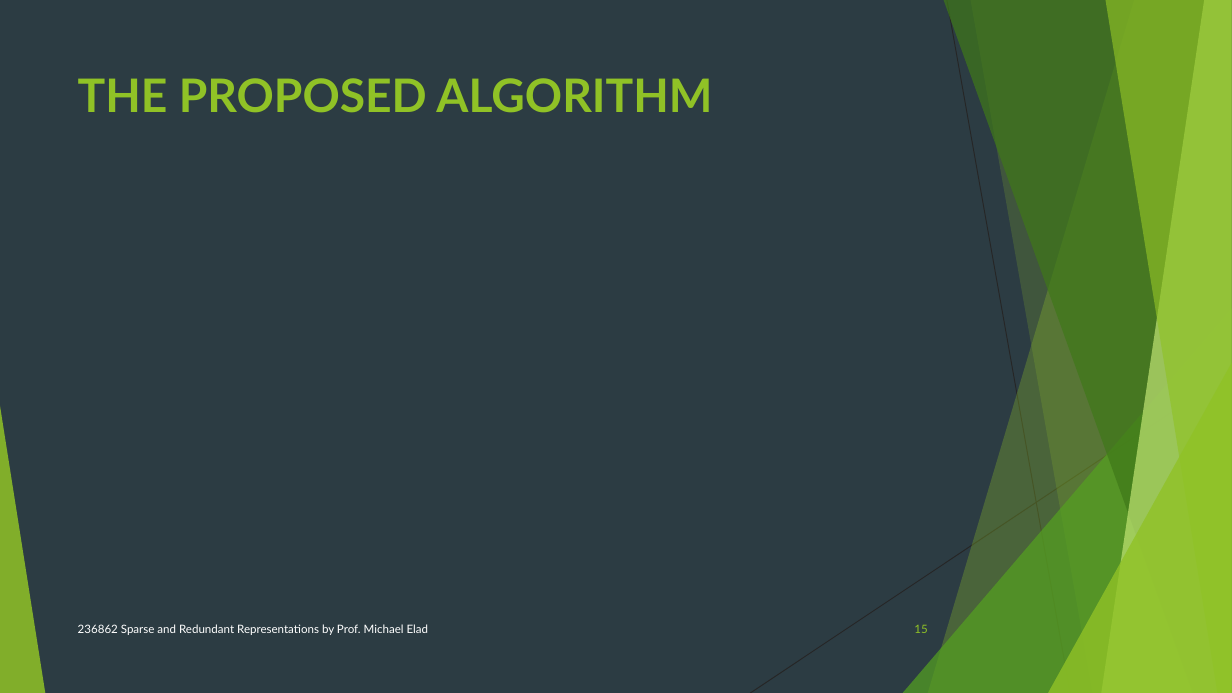
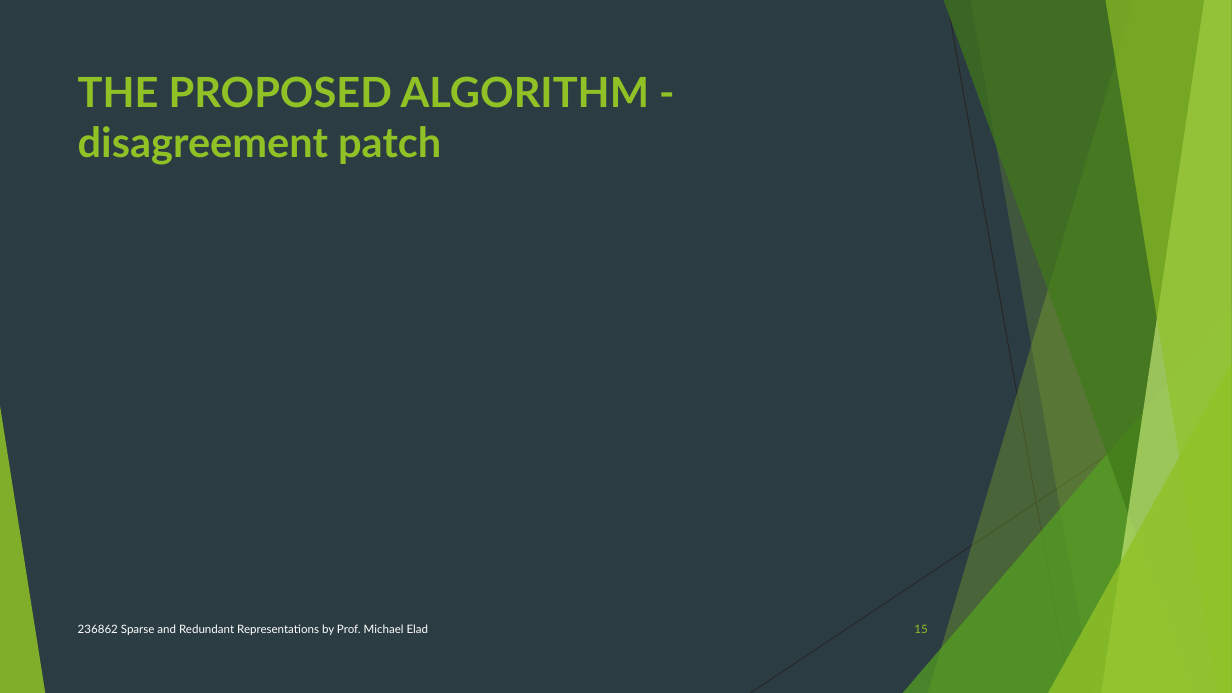
Before and after one commit to neryah/PATCH-DISAGREEMENT-AS-A-WAY-TO-IMPROVE-K-SVD-DENOISING-implementation-and-improvement, a slide deck: slide 15 of project presentation.pptx. Drawn at 1232x693 pixels with LibreOffice and Linux fonts; fonts in the diff are those of the drawing; grey boxes stand for pictures. Boxes give left, top, right and bottom in pixels: in the first picture for what was removed or moved away, otherwise in the second. Text is boxed around its words. In the diff, an @@ line names an element or a change of style, - is before the commit and + after.

```diff
--- a/project presentation.pptx
+++ b/project presentation.pptx
@@ title at (78,76,649,165): text changed; size 36 to 32.4 pt @@
-THE PROPOSED ALGORITHM
+THE PROPOSED ALGORITHM - disagreement patch
```
Also in this commit, not shown: 2 other slides changed, 6 slides added, 1 other file.
